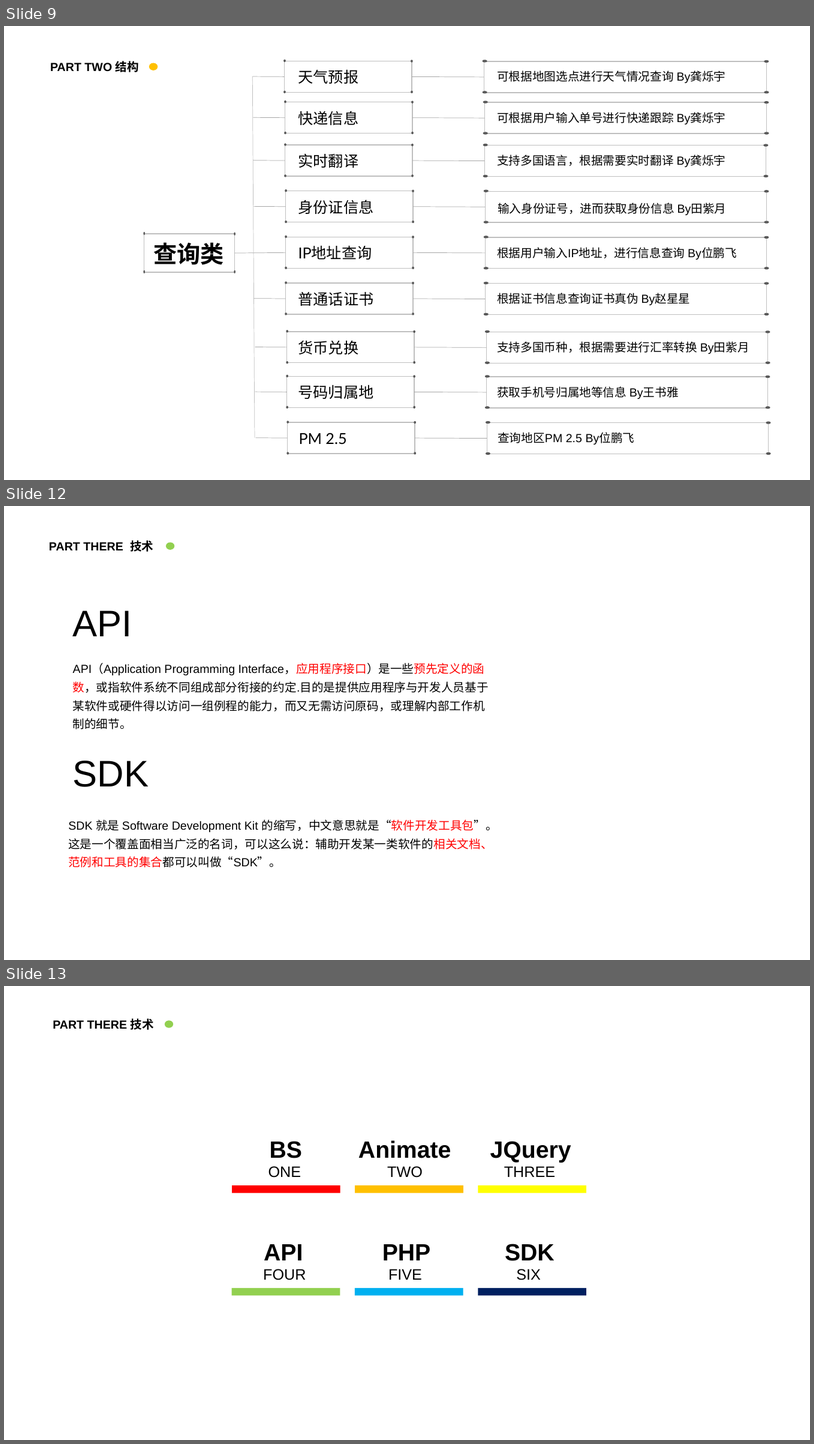
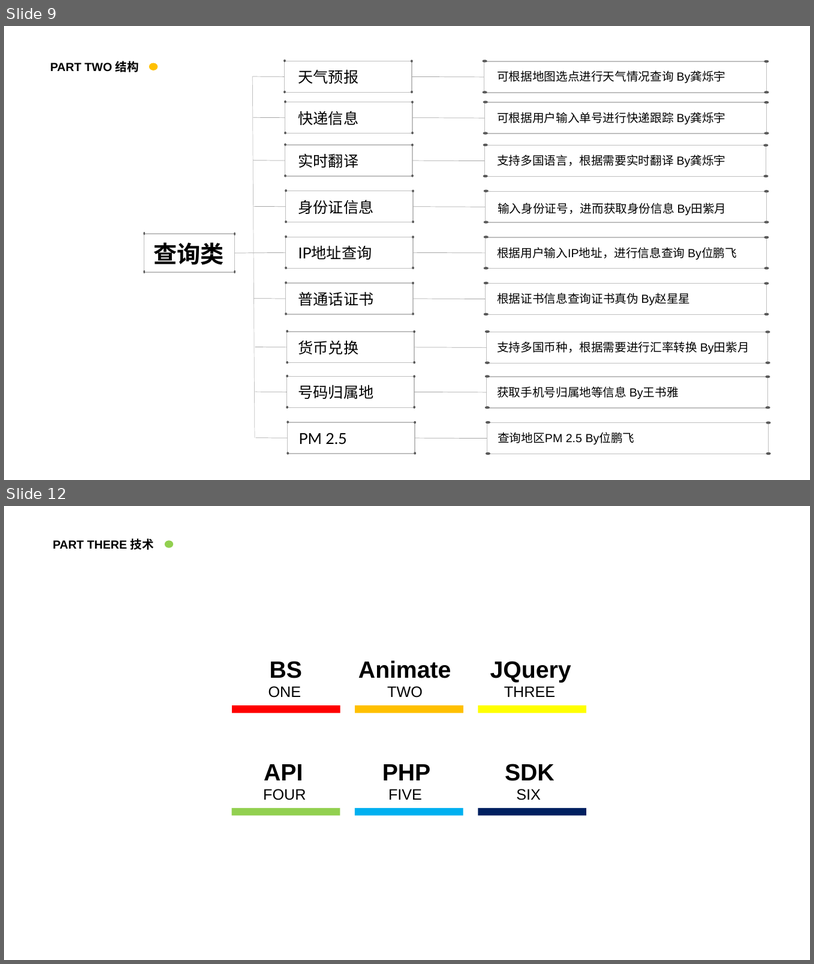
Before and after one commit to ShuoyuGong/Tool, a slide deck: Everything（TOOLS）.pptx. Shown one above the other, each under a label of ours: slides 9, 12 and 13 before the commit, slides 9 and 12 after it; the slides between them are not shown. The pictures are 814x1444 and 814x964 pixels, drawn with LibreOffice and Linux fonts; fonts in the diff are those of the drawing; background and template pictures are left out. Boxes give left, top, right and bottom in pixels: in the first picture for what was removed or moved away, otherwise in the second. Text is boxed around its words. In the diff, an @@ line names an element or a change of style, - is before the commit and + after.

```diff
--- a/Everything（TOOLS）.pptx
+++ b/Everything（TOOLS）.pptx
@@ slide 12 removed at box(4, 506, 810, 960), background #FFFFFF @@
@@ text removed at box(49, 540, 153, 552) @@
-PART THERE 技术
@@ ellipse removed at box(166, 542, 174, 550) @@
@@ text removed at box(73, 610, 132, 636) @@
-API
@@ text removed at box(73, 664, 489, 729) @@
-API（Application Programming Interface，应用程序接口）是一些预先定义的函数，或指软件系统不同组成部分衔接的约定.目的是提供应用程序与开发人员基于某软件或硬件得以访问一组例程的能力，而又无需访问原码，或理解内部工作机制的细节。
@@ text removed at box(73, 760, 149, 787) @@
-SDK
@@ text removed at box(68, 819, 498, 867) @@
-SDK 就是 Software Development Kit 的缩写，中文意思就是“软件开发工具包”。这是一个覆盖面相当广泛的名词，可以这么说：辅助开发某一类软件的相关文档、范例和工具的集合都可以叫做“SDK”。
@@ what was slide 13 is now slide 12 @@
```
Also in this commit, not shown: 2 slides changed, 10 other files.
